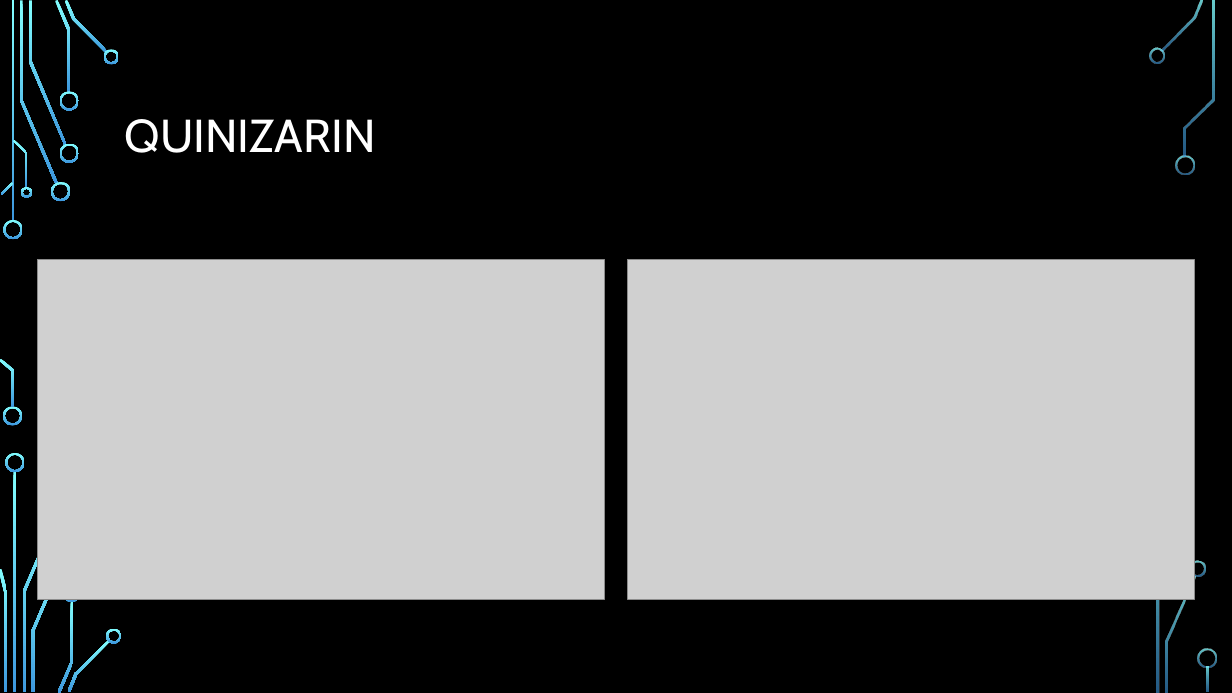
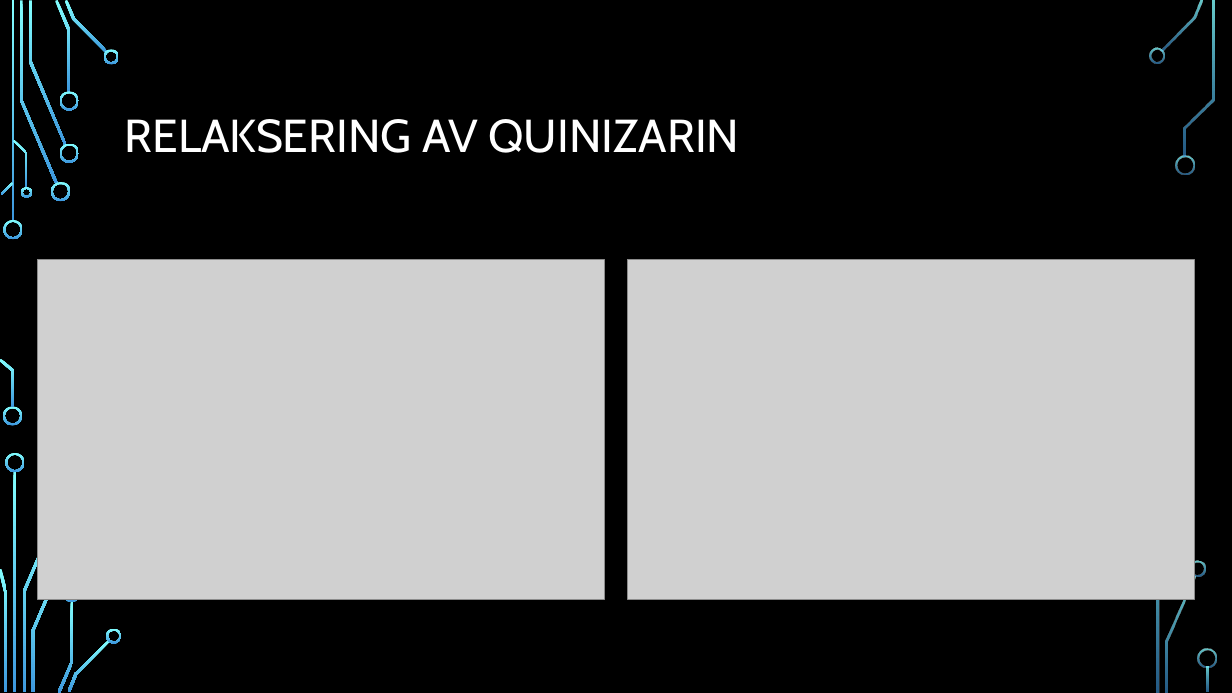
Before and after one commit to alexanjk/FYS-MENA4111-projectH20, a slide deck: slide 10 of Quinizarin som en organisk sensitizer I et tynnfilm.pptx (slide 8 before the commit). Drawn at 1232x693 pixels with LibreOffice and Linux fonts; fonts in the diff are those of the drawing; grey boxes stand for pictures; background and template pictures are left out. Boxes give left, top, right and bottom in pixels: in the first picture for what was removed or moved away, otherwise in the second. Text is boxed around its words. In the diff, an @@ line names an element or a change of style, - is before the commit and + after.

```diff
--- a/Quinizarin som en organisk sensitizer I et tynnfilm.pptx
+++ b/Quinizarin som en organisk sensitizer I et tynnfilm.pptx
@@ title at (125,119,740,153): text changed @@
-QUINIZARIN
+RELAKSERING AV QUINIZARIN
```
Also in this commit, not shown: 3 other slides changed.
